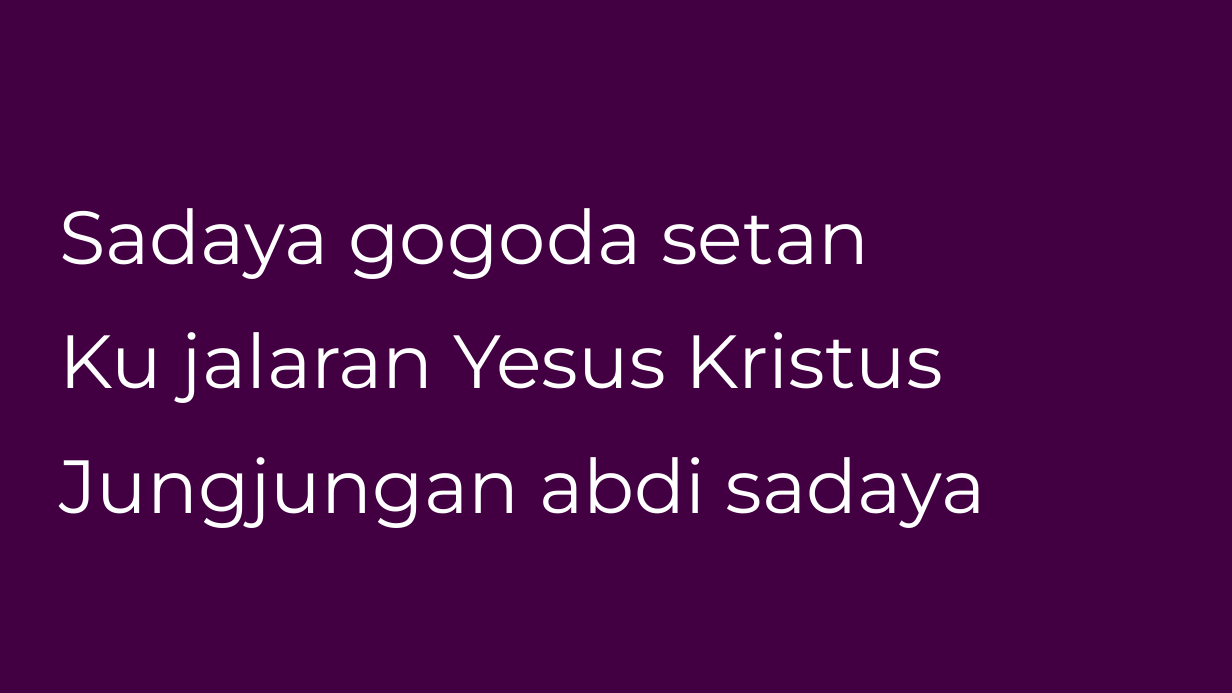
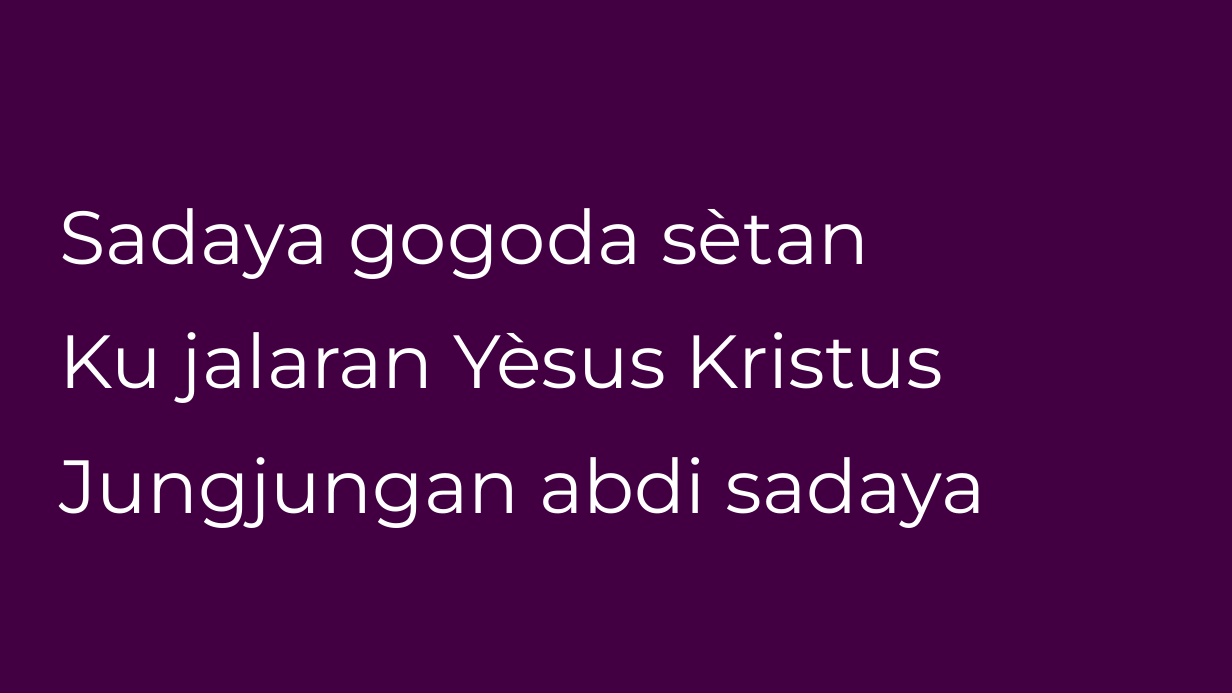
Before and after one commit to laurensius/Slide_Misa_KRC, a slide deck: slide 58 of 2021 02 tanggal 17 (Rabu Abu)/Bahasa Sunda (Pagi - Sore).pptx. Drawn at 1232x693 pixels with LibreOffice and Linux fonts; fonts in the diff are those of the drawing. Boxes give left, top, right and bottom in pixels: in the first picture for what was removed or moved away, otherwise in the second. Text is boxed around its words. In the diff, an @@ line names an element or a change of style, - is before the commit and + after.

```diff
--- a/2021 02 tanggal 17 (Rabu Abu)/Bahasa Sunda (Pagi - Sore).pptx
+++ b/2021 02 tanggal 17 (Rabu Abu)/Bahasa Sunda (Pagi - Sore).pptx
@@ text at [59, 208, 944, 403]: text changed @@
-Sadaya gogoda setan
-Ku jalaran Yesus Kristus
+Sadaya gogoda sètan
+Ku jalaran Yèsus Kristus
```
Also in this commit, not shown: 21 other slides changed, 31 other files.
